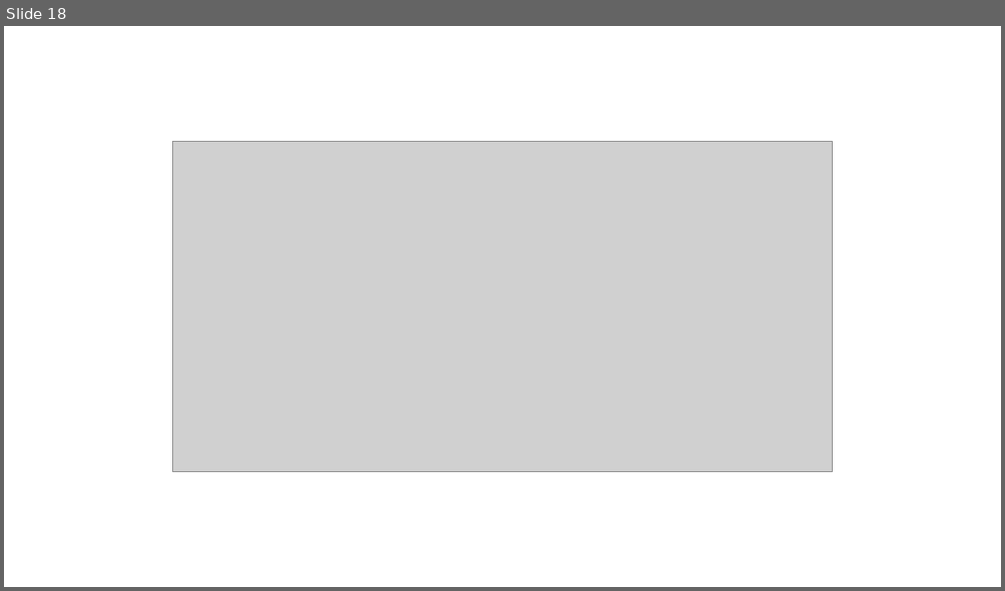
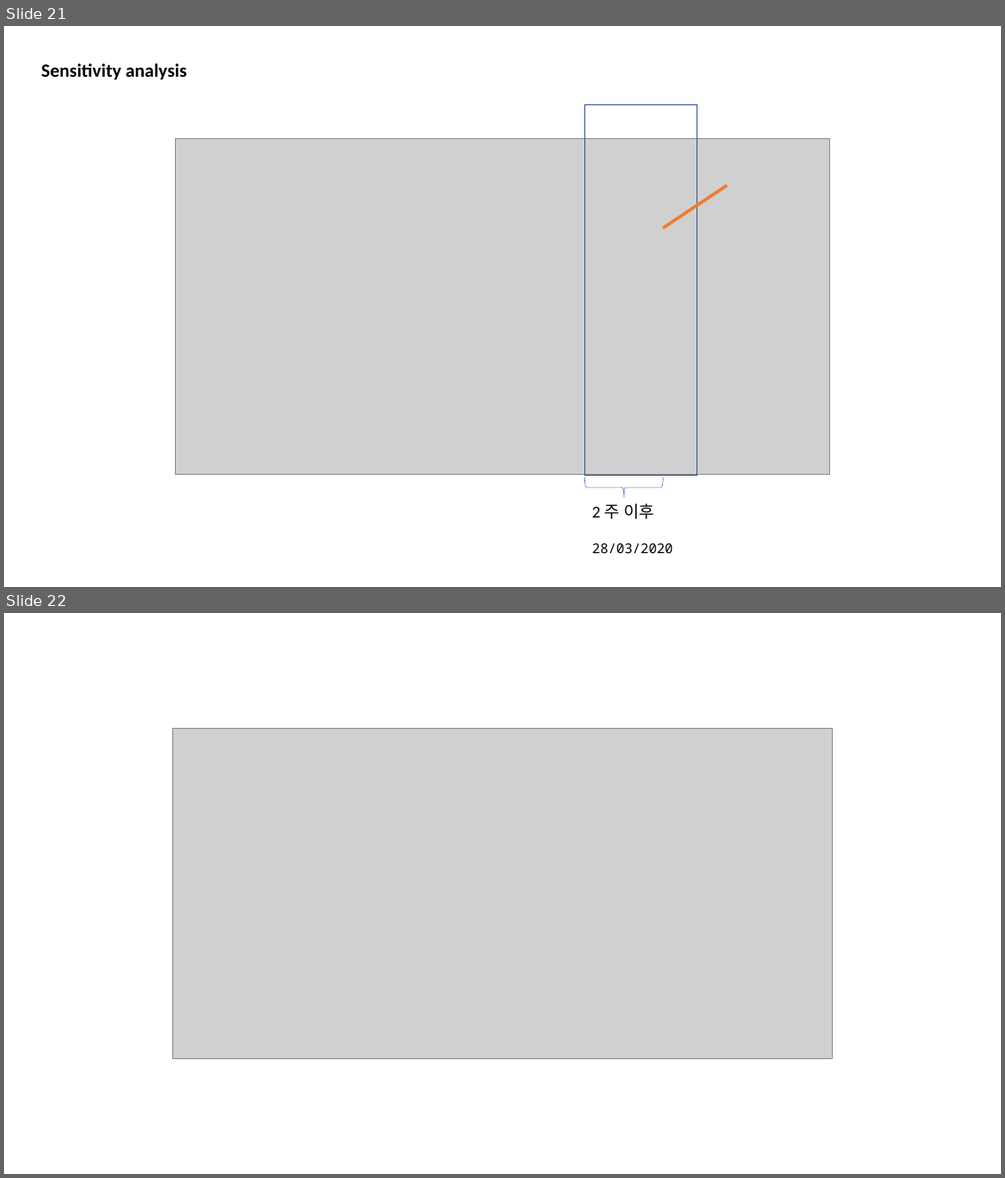
Before and after one commit to pcyoung75/GlobalForecasting, a slide deck: doc/Paper Images.pptx. Shown one above the other, each under a label of ours: slide 18 before the commit, slides 21 and 22 after it. The pictures are 1005x591 and 1005x1178 pixels, drawn with LibreOffice and Linux fonts; fonts in the diff are those of the drawing; grey boxes stand for pictures. Boxes give left, top, right and bottom in pixels: in the first picture for what was removed or moved away, otherwise in the second. Text is boxed around its words. In the diff, an @@ line names an element or a change of style, - is before the commit and + after.

```diff
--- a/doc/Paper Images.pptx
+++ b/doc/Paper Images.pptx
@@ slide 21 added at bbox=[4, 26, 1001, 587], background #FFFFFF @@
@@ text added at bbox=[41, 63, 187, 80], 18 pt, text #000000, bold @@
+Sensitivity analysis
@@ rectangle added at bbox=[585, 104, 697, 475], outline #325491 1 pt @@
@@ picture added at bbox=[175, 138, 830, 474] @@
@@ line added from (663, 228) to (727, 185), #ED7D31 3 pt @@
@@ right brace added at bbox=[584, 477, 663, 498], outline #4472C4 0.5 pt @@
@@ text added at bbox=[592, 503, 655, 519], 16 pt, text #000000 @@
+2 주 이후
@@ text added at bbox=[592, 543, 673, 553], 13 pt, text #000000 @@
+28/03/2020
@@ what was slide 18 is now slide 22 @@
```
Also in this commit, not shown: 4 slides changed, 19 other slides added, 12 slides removed, 44 other files.
